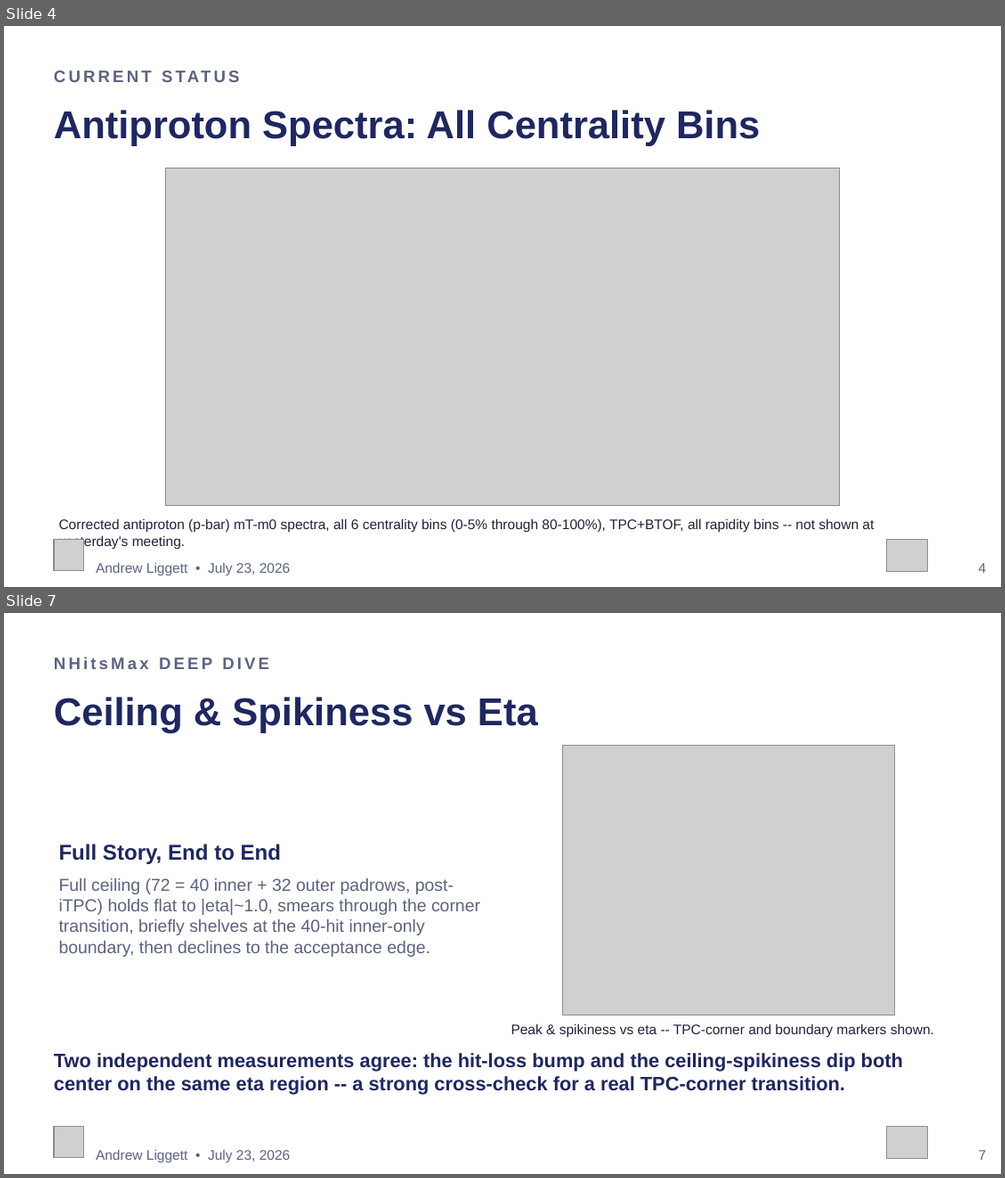
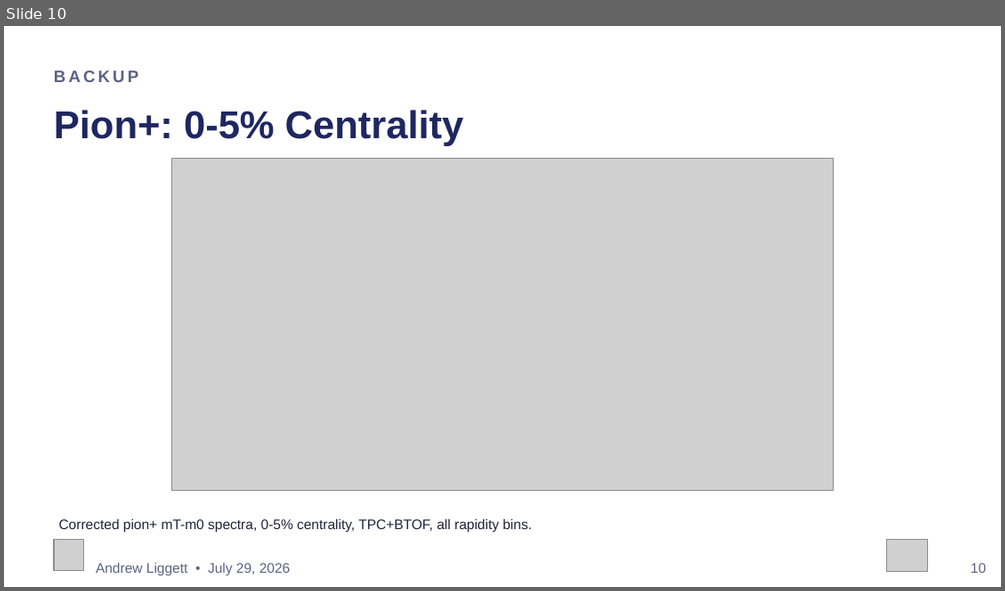
Before and after one commit to liggett2820/lightflavorspectra_OO200, a slide deck: docs/OO200_Spectra_Status_Update_v2.pptx. Shown one above the other, each under a label of ours: slides 4 and 7 before the commit, slide 10 after it; the slides between them are not shown. The pictures are 1005x1178 and 1005x591 pixels, drawn with LibreOffice and Linux fonts; fonts in the diff are those of the drawing; grey boxes stand for pictures. Boxes give left, top, right and bottom in pixels: in the first picture for what was removed or moved away, otherwise in the second. Text is boxed around its words. In the diff, an @@ line names an element or a change of style, - is before the commit and + after.

```diff
--- a/docs/OO200_Spectra_Status_Update_v2.pptx
+++ b/docs/OO200_Spectra_Status_Update_v2.pptx
@@ slide 7 removed at (4, 613, 1001, 1174), background #FFFFFF @@
@@ text removed at (54, 657, 269, 669) @@
-NHitsMax DEEP DIVE
@@ text removed at (54, 697, 538, 733) @@
-Ceiling & Spikiness vs Eta
@@ picture removed at (562, 745, 894, 1014) @@
@@ text removed at (59, 844, 281, 864) @@
-Full Story, End to End
@@ text removed at (59, 878, 480, 957) @@
-Full ceiling (72 = 40 inner + 32 outer padrows, post-iTPC) holds flat to |eta|~1.0, smears through the corner transition, briefly shelves at the 40-hit inner-only boundary, then declines to the acceptance edge.
@@ text removed at (511, 1023, 934, 1038) @@
-Peak & spikiness vs eta -- TPC-corner and boundary markers shown.
@@ text removed at (54, 1053, 903, 1094) @@
-Two independent measurements agree: the hit-loss bump and the ceiling-spikiness dip both center on the same eta region -- a strong cross-check for a real TPC-corner transition.
@@ picture removed at (54, 1127, 84, 1158) @@
@@ picture removed at (886, 1127, 927, 1159) @@
@@ text removed at (96, 1149, 291, 1162) @@
-Andrew Liggett • July 23, 2026
@@ text removed at (979, 1150, 987, 1159) @@
-7
@@ what was slide 4 is now slide 10 @@
@@ slide 10 changed as well @@
@@ text at (54, 70, 138, 82): text changed @@
-CURRENT STATUS
+BACKUP
@@ text at (54, 110, 464, 146): text changed @@
-Antiproton Spectra: All Centrality Bins
+Pion+: 0-5% Centrality
@@ picture: place and size @@
-picture at (165, 168, 841, 506)
+picture at (171, 158, 833, 491)
@@ text at (59, 518, 532, 532): text changed @@
-Corrected antiproton (p-bar) mT-m0 spectra, all 6 centrality bins (0-5% through 80-100%), TPC+BTOF, all rapidity bins -- not shown at yesterday's meeting.
+Corrected pion+ mT-m0 spectra, 0-5% centrality, TPC+BTOF, all rapidity bins.
@@ text at (96, 562, 291, 575): text changed @@
-Andrew Liggett • July 23, 2026
+Andrew Liggett • July 29, 2026
@@ text at (971, 563, 986, 572): text changed @@
-4
+10
```
Also in this commit, not shown: 5 other slides changed, 39 slides added, 3 other slides removed, 1 other file.
